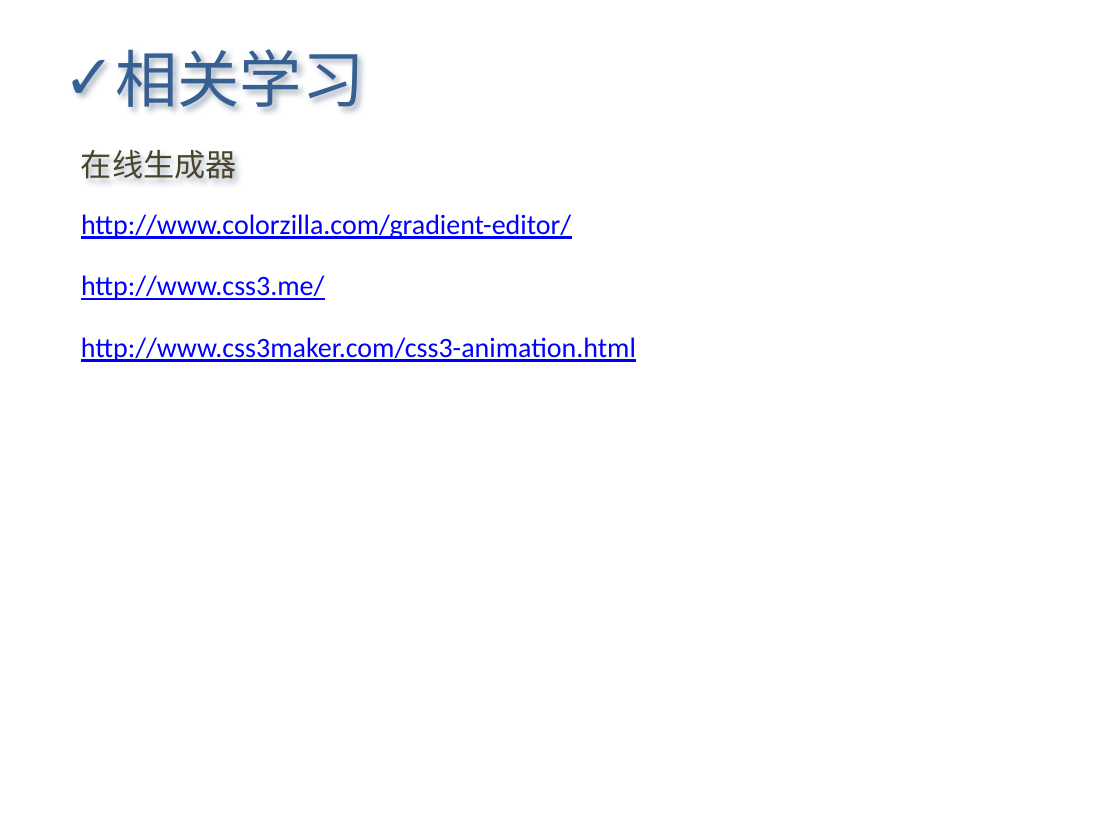
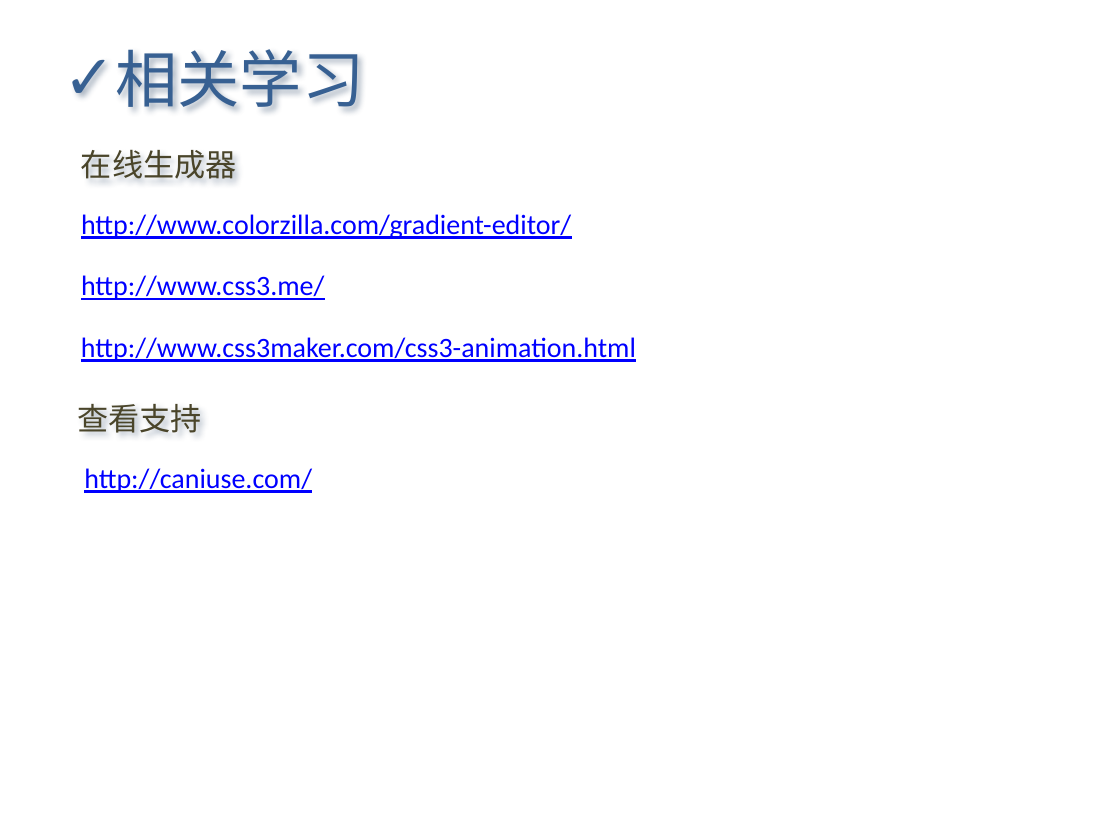
Before and after one commit to Letractively/feng33, a slide deck: slide 19 of ppt/css3知多少2011-06-23.pptx (slide 18 before the commit). Drawn at 1120x840 pixels with LibreOffice and Linux fonts; fonts in the diff are those of the drawing. Boxes give left, top, right and bottom in pixels: in the first picture for what was removed or moved away, otherwise in the second. Text is boxed around its words. In the diff, an @@ line names an element or a change of style, - is before the commit and + after.

```diff
--- a/ppt/css3知多少2011-06-23.pptx
+++ b/ppt/css3知多少2011-06-23.pptx
@@ text added at (77, 404, 202, 433), 20 pt, text #4A452A @@
+查看支持
@@ text added at (84, 468, 312, 493), 18 pt, text #0000FF, underline @@
+http://caniuse.com/
```
Also in this commit, not shown: 7 other slides changed, 2 slides added, 1 slide removed.
